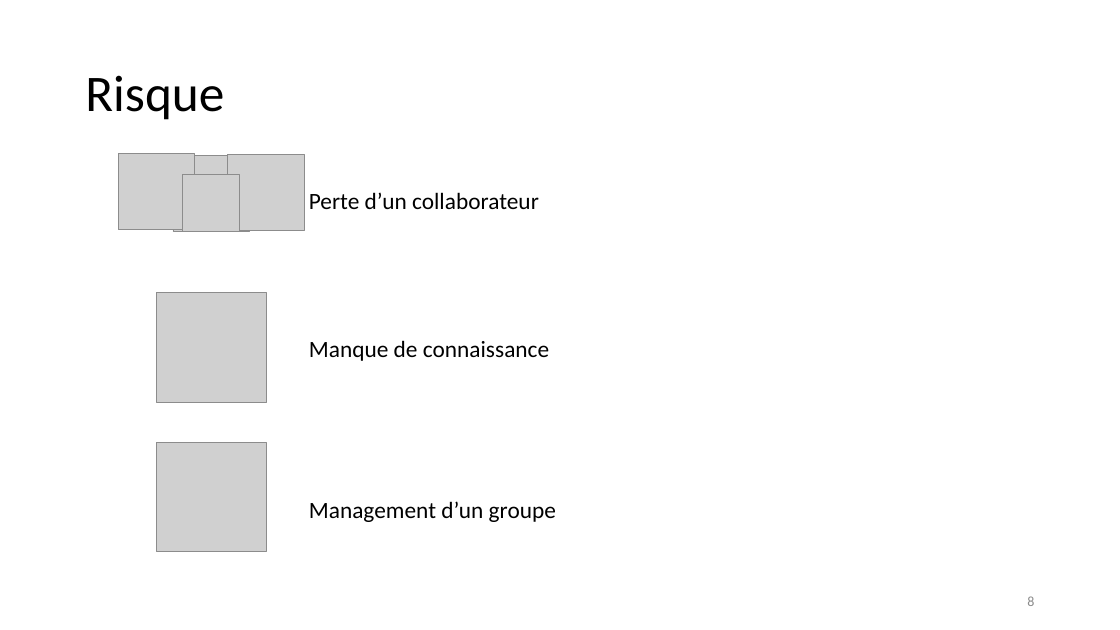
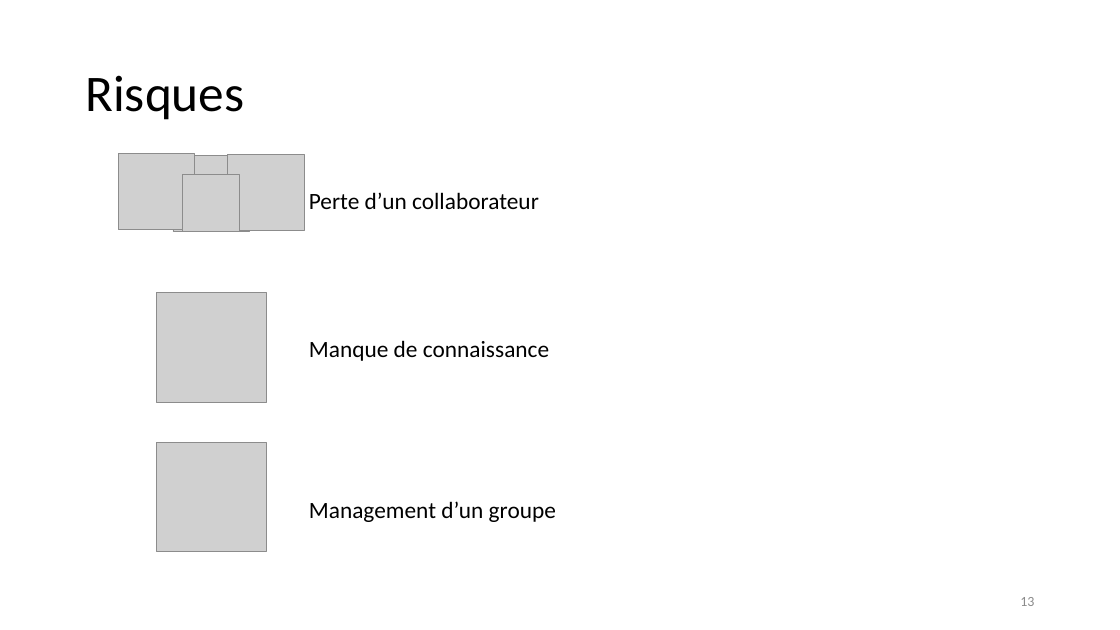
Before and after one commit to unige-pinfo-2019/PInfo1, a slide deck: slide 13 of Docs/UNIbay_DeskPitch.pptx (slide 8 before the commit). Drawn at 1120x630 pixels with LibreOffice and Linux fonts; fonts in the diff are those of the drawing; grey boxes stand for pictures. Boxes give left, top, right and bottom in pixels: in the first picture for what was removed or moved away, otherwise in the second. Text is boxed around its words. In the diff, an @@ line names an element or a change of style, - is before the commit and + after.

```diff
--- a/Docs/UNIbay_DeskPitch.pptx
+++ b/Docs/UNIbay_DeskPitch.pptx
@@ title at <box>85,75,244,120</box>: text changed @@
-Risque
+Risques
@@ page number at <box>1020,597,1034,606</box>: text changed @@
-8
+13
```
Also in this commit, not shown: 9 other slides changed, 7 slides added, 1 slide removed.
